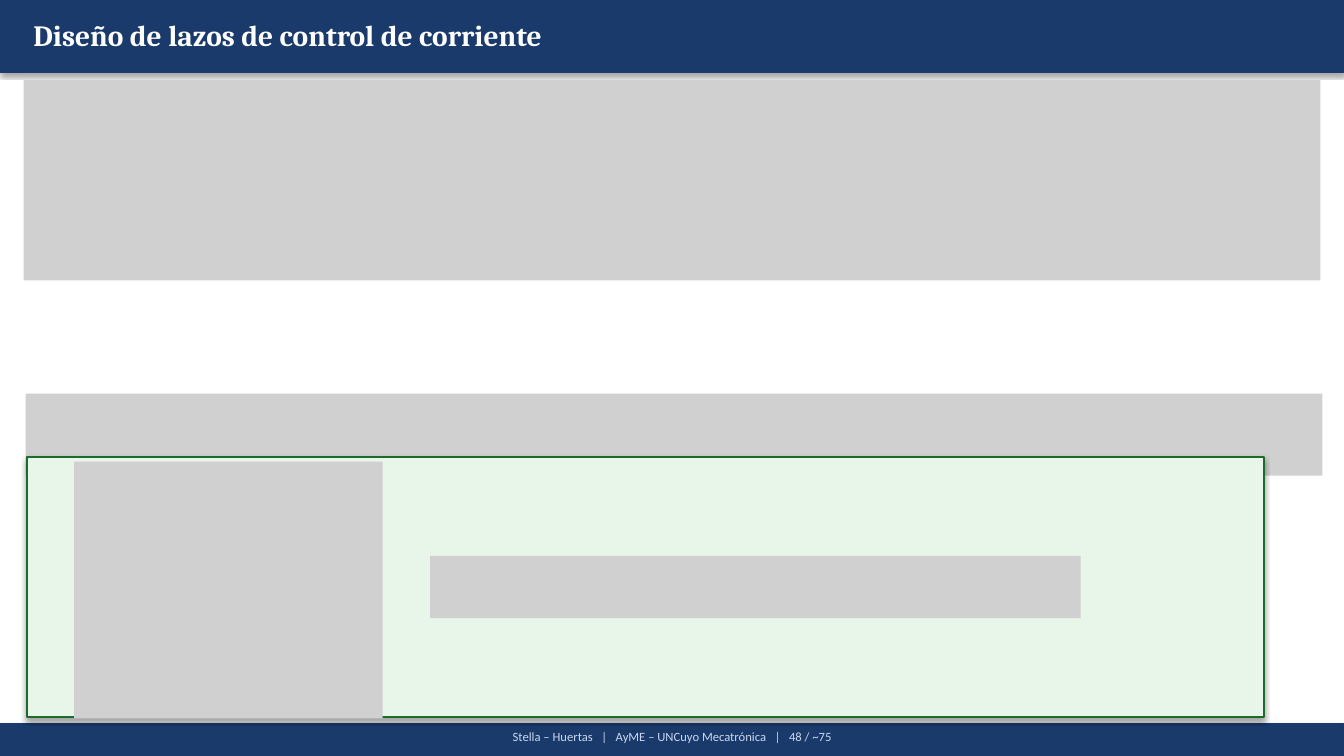
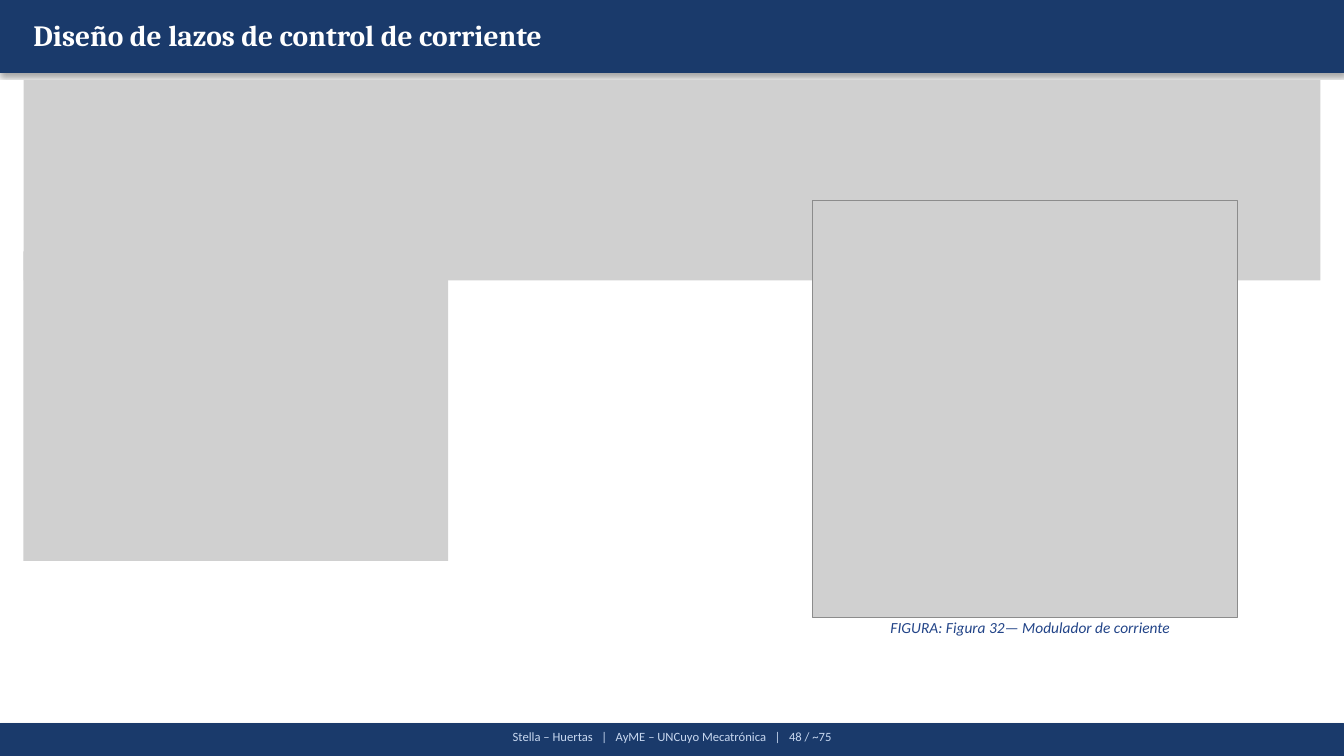
Before and after one commit to Juan-Stella/Automatica-y-maquinas-electricas-final, a slide deck: slide 62 of Presentación/AyME_Stella_Huertas_Presentacion1.pptx. Drawn at 1344x756 pixels with LibreOffice and Linux fonts; fonts in the diff are those of the drawing; grey boxes stand for pictures. Boxes give left, top, right and bottom in pixels: in the first picture for what was removed or moved away, otherwise in the second. Text is boxed around its words. In the diff, an @@ line names an element or a change of style, - is before the commit and + after.

```diff
--- a/Presentación/AyME_Stella_Huertas_Presentacion1.pptx
+++ b/Presentación/AyME_Stella_Huertas_Presentacion1.pptx
@@ picture added at (x1=813, y1=201, x2=1237, y2=618) @@
@@ picture added at (x1=23, y1=251, x2=448, y2=561) @@
@@ picture removed at (x1=25, y1=394, x2=1323, y2=476) @@
@@ rectangle removed at (x1=27, y1=457, x2=1264, y2=718) @@
@@ picture removed at (x1=75, y1=462, x2=383, y2=719) @@
@@ picture removed at (x1=431, y1=557, x2=1081, y2=619) @@
@@ text added at (x1=890, y1=622, x2=1170, y2=636), 11 pt, text #224488, italic @@
+FIGURA: Figura 32— Modulador de corriente
```
Also in this commit, not shown: 6 other slides changed, 11 slides added, 4 slides removed, 1 other file.
